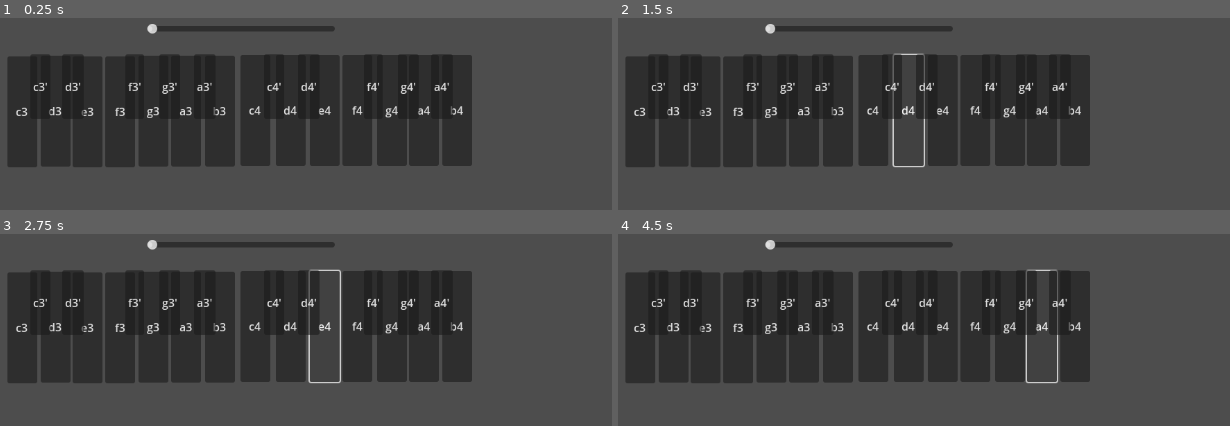
Above: before the commit, frames 1-4 (two rows, left to right).
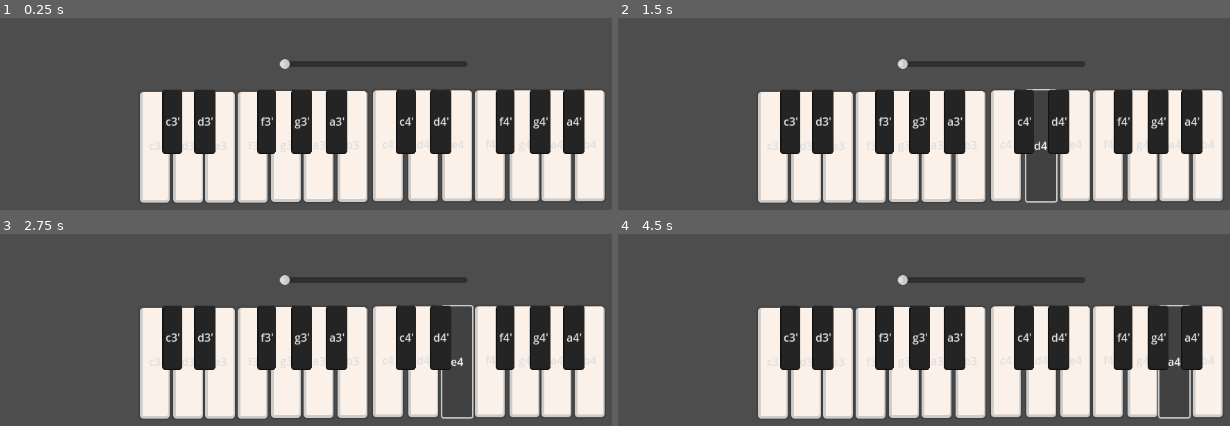
Above: after the commit, the same moments.

Repository: AsaM1taka/Music-Assignment
Game: Godot game, scene res://audio_demo.tscn
Two runs of this game, one before a commit and one after it. Both use one fixed random seed, a clock stepped at 60 frames per second and the inputs below.
Inputs:
- Up to frame 1 (0.25 s): no input
- Up to frame 2 (1.5 s): click "c4" at 0.5 s; click "d4" at 1.25 s
- Up to frame 3 (2.75 s): click "e4" at 2 s
- Up to frame 4 (4.5 s): click "f4" at 2.75 s; click "g4" at 3.5 s; click "a4" at 4.25 s

The runs differ from the first frame. In frame 1, 57% of the frame differs, in the area x 1-99%, y 3-97%; in frame 2, 55%; in frame 3, 55%; in frame 4, 55%.
Error after the commit: Attempt to call function 'play' in base 'null instance' on a null instance. (res://audio_demo.gd:20)

Commit message:
design for project!

Diff:
--- a/music-assignment/audio_demo.tscn
+++ b/music-assignment/audio_demo.tscn
@@ -25,302 +25,345 @@
 [ext_resource type="AudioStream" uid="uid://dnrx5agmgb2yq" path="res://mp3 Notes/mp3 Notes/g-3.mp3" id="23_3yvep"]
 [ext_resource type="AudioStream" uid="uid://b4ym3hva5cii0" path="res://mp3 Notes/mp3 Notes/a-3.mp3" id="24_x0adn"]
 
+[sub_resource type="StyleBoxFlat" id="StyleBoxFlat_v3m31"]
+bg_color = Color(0.984932, 0.943425, 0.914359, 1)
+border_width_left = 4
+border_width_right = 2
+border_width_bottom = 4
+corner_radius_top_left = 4
+corner_radius_top_right = 4
+corner_radius_bottom_right = 4
+corner_radius_bottom_left = 4
+shadow_color = Color(0.190762, 0.190762, 0.190762, 0.6)
+shadow_size = 3
+
+[sub_resource type="Theme" id="Theme_bdm5y"]
+Button/styles/normal = SubResource("StyleBoxFlat_v3m31")
+
+[sub_resource type="StyleBoxFlat" id="StyleBoxFlat_5wawd"]
+bg_color = Color(0.140447, 0.140447, 0.140447, 1)
+border_width_left = 2
+border_width_bottom = 2
+border_color = Color(0.0687983, 0.0687983, 0.0687982, 1)
+corner_radius_top_left = 4
+corner_radius_top_right = 4
+corner_radius_bottom_right = 4
+corner_radius_bottom_left = 4
+
+[sub_resource type="Theme" id="Theme_xb35a"]
+Button/styles/normal = SubResource("StyleBoxFlat_5wawd")
+
 [node name="Audio Demo" type="Node2D"]
 script = ExtResource("1_ekvb8")
 
-[node name="c4" type="Button" parent="."]
-offset_left = 377.0
-offset_top = 192.0
-offset_right = 420.0
-offset_bottom = 352.0
+[node name="Control" type="Control" parent="."]
+layout_mode = 3
+anchors_preset = 0
+offset_left = 1.0
+offset_right = 41.0
+offset_bottom = 40.0
+theme = SubResource("Theme_bdm5y")
+
+[node name="c4" type="Button" parent="Control"]
+offset_left = 567.0
+offset_top = 243.0
+offset_right = 610.0
+offset_bottom = 403.0
 text = "c4"
 
-[node name="c4 sound" type="AudioStreamPlayer2D" parent="c4"]
+[node name="c4 sound" type="AudioStreamPlayer2D" parent="Control/c4"]
 position = Vector2(-377, -192)
 stream = ExtResource("2_nk2n0")
 
-[node name="d4" type="Button" parent="."]
-offset_left = 428.0
-offset_top = 192.0
-offset_right = 471.0
-offset_bottom = 352.0
+[node name="d4" type="Button" parent="Control"]
+offset_left = 618.0
+offset_top = 243.0
+offset_right = 661.0
+offset_bottom = 403.0
 text = "d4"
 
-[node name="d4 sound" type="AudioStreamPlayer2D" parent="d4"]
+[node name="d4 sound" type="AudioStreamPlayer2D" parent="Control/d4"]
 position = Vector2(-428, -192)
 stream = ExtResource("3_ueqic")
 
-[node name="e4" type="Button" parent="."]
-offset_left = 477.0
-offset_top = 192.0
-offset_right = 520.0
-offset_bottom = 352.0
+[node name="e4" type="Button" parent="Control"]
+offset_left = 667.0
+offset_top = 243.0
+offset_right = 710.0
+offset_bottom = 403.0
 text = "e4"
 
-[node name="e4 sound" type="AudioStreamPlayer2D" parent="e4"]
+[node name="e4 sound" type="AudioStreamPlayer2D" parent="Control/e4"]
 position = Vector2(-477, -192)
 stream = ExtResource("4_hbbud")
 
-[node name="f4" type="Button" parent="."]
-offset_left = 524.0
-offset_top = 192.0
-offset_right = 567.0
-offset_bottom = 352.0
+[node name="f4" type="Button" parent="Control"]
+offset_left = 714.0
+offset_top = 243.0
+offset_right = 757.0
+offset_bottom = 403.0
 text = "f4"
 
-[node name="f4 sound" type="AudioStreamPlayer2D" parent="f4"]
+[node name="f4 sound" type="AudioStreamPlayer2D" parent="Control/f4"]
 position = Vector2(-524, -192)
 stream = ExtResource("5_t1pnr")
 
-[node name="g4" type="Button" parent="."]
-offset_left = 574.0
-offset_top = 192.0
-offset_right = 617.0
-offset_bottom = 352.0
+[node name="g4" type="Button" parent="Control"]
+offset_left = 764.0
+offset_top = 243.0
+offset_right = 807.0
+offset_bottom = 403.0
 text = "g4"
 
-[node name="g4 sound" type="AudioStreamPlayer2D" parent="g4"]
+[node name="g4 sound" type="AudioStreamPlayer2D" parent="Control/g4"]
 position = Vector2(-574, -192)
 stream = ExtResource("6_inbof")
 
-[node name="a4" type="Button" parent="."]
-offset_left = 620.0
-offset_top = 192.0
-offset_right = 663.0
-offset_bottom = 352.0
+[node name="a4" type="Button" parent="Control"]
+offset_left = 810.0
+offset_top = 243.0
+offset_right = 853.0
+offset_bottom = 403.0
 text = "a4"
 
-[node name="a4 sound" type="AudioStreamPlayer2D" parent="a4"]
+[node name="a4 sound" type="AudioStreamPlayer2D" parent="Control/a4"]
 position = Vector2(-620, -192)
 stream = ExtResource("7_s5r8n")
 
-[node name="b4" type="Button" parent="."]
-offset_left = 668.0
-offset_top = 192.0
-offset_right = 711.0
-offset_bottom = 352.0
+[node name="b4" type="Button" parent="Control"]
+offset_left = 858.0
+offset_top = 243.0
+offset_right = 901.0
+offset_bottom = 403.0
 text = "b4"
 
-[node name="b4 sound" type="AudioStreamPlayer2D" parent="b4"]
+[node name="b4 sound" type="AudioStreamPlayer2D" parent="Control/b4"]
 position = Vector2(-668, -192)
 stream = ExtResource("8_5r0lt")
 
-[node name="c3" type="Button" parent="."]
-offset_left = 41.0
-offset_top = 194.0
-offset_right = 84.0
-offset_bottom = 354.0
+[node name="c3" type="Button" parent="Control"]
+offset_left = 231.0
+offset_top = 245.0
+offset_right = 274.0
+offset_bottom = 405.0
 text = "c3"
 
-[node name="c3 sound" type="AudioStreamPlayer2D" parent="c3"]
+[node name="c3 sound" type="AudioStreamPlayer2D" parent="Control/c3"]
 position = Vector2(-41, -194)
 stream = ExtResource("9_lostx")
 
-[node name="d3" type="Button" parent="."]
-offset_left = 89.0
-offset_top = 193.0
-offset_right = 132.0
-offset_bottom = 353.0
+[node name="d3" type="Button" parent="Control"]
+offset_left = 279.0
+offset_top = 245.0
+offset_right = 322.0
+offset_bottom = 405.0
 text = "d3"
 
-[node name="d3 sound" type="AudioStreamPlayer2D" parent="d3"]
+[node name="d3 sound" type="AudioStreamPlayer2D" parent="Control/d3"]
 position = Vector2(-89, -193)
 stream = ExtResource("10_p60xs")
 
-[node name="e3" type="Button" parent="."]
-offset_left = 135.0
-offset_top = 194.0
-offset_right = 178.0
-offset_bottom = 354.0
+[node name="e3" type="Button" parent="Control"]
+offset_left = 325.0
+offset_top = 245.0
+offset_right = 368.0
+offset_bottom = 405.0
 text = "e3"
 
-[node name="e3 sound" type="AudioStreamPlayer2D" parent="e3"]
+[node name="e3 sound" type="AudioStreamPlayer2D" parent="Control/e3"]
 position = Vector2(-135, -194)
 stream = ExtResource("11_5gy64")
 
-[node name="f3" type="Button" parent="."]
-offset_left = 182.0
-offset_top = 194.0
-offset_right = 225.0
-offset_bottom = 354.0
+[node name="f3" type="Button" parent="Control"]
+offset_left = 372.0
+offset_top = 245.0
+offset_right = 415.0
+offset_bottom = 405.0
 text = "f3"
 
-[node name="f3 sound" type="AudioStreamPlayer2D" parent="f3"]
+[node name="f3 sound" type="AudioStreamPlayer2D" parent="Control/f3"]
 position = Vector2(-182, -194)
 stream = ExtResource("12_8n8n5")
 
-[node name="g3" type="Button" parent="."]
-offset_left = 230.0
-offset_top = 193.0
-offset_right = 273.0
-offset_bottom = 353.0
+[node name="g3" type="Button" parent="Control"]
+offset_left = 420.0
+offset_top = 244.0
+offset_right = 463.0
+offset_bottom = 404.0
 text = "g3"
 
-[node name="g3 sound" type="AudioStreamPlayer2D" parent="g3"]
+[node name="g3 sound" type="AudioStreamPlayer2D" parent="Control/g3"]
 position = Vector2(-230, -193)
 stream = ExtResource("13_iunib")
 
-[node name="a3" type="Button" parent="."]
-offset_left = 277.0
-offset_top = 193.0
-offset_right = 320.0
-offset_bottom = 353.0
+[node name="a3" type="Button" parent="Control"]
+offset_left = 467.0
+offset_top = 244.0
+offset_right = 510.0
+offset_bottom = 404.0
 text = "a3"
 
-[node name="a3 sound" type="AudioStreamPlayer2D" parent="a3"]
+[node name="a3 sound" type="AudioStreamPlayer2D" parent="Control/a3"]
 position = Vector2(-277, -193)
 stream = ExtResource("14_trk0g")
 
-[node name="b3" type="Button" parent="."]
-offset_left = 326.0
-offset_top = 193.0
-offset_right = 369.0
-offset_bottom = 353.0
+[node name="b3" type="Button" parent="Control"]
+offset_left = 516.0
+offset_top = 244.0
+offset_right = 559.0
+offset_bottom = 404.0
 text = "b3"
 
-[node name="b3 sound" type="AudioStreamPlayer2D" parent="b3"]
+[node name="b3 sound" type="AudioStreamPlayer2D" parent="Control/b3"]
 position = Vector2(-326, -193)
 stream = ExtResource("15_5fq41")
 
-[node name="c4#4" type="Button" parent="."]
-offset_left = 411.0
-offset_top = 191.0
-offset_right = 440.0
-offset_bottom = 284.0
+[node name="HSlider" type="HSlider" parent="Control"]
+offset_left = 432.0
+offset_top = 197.0
+offset_right = 703.0
+offset_bottom = 213.0
+
+[node name="Control2" type="Control" parent="."]
+layout_mode = 3
+anchors_preset = 0
+offset_right = 40.0
+offset_bottom = 40.0
+theme = SubResource("Theme_xb35a")
+
+[node name="c4#4" type="Button" parent="Control2"]
+offset_left = 601.0
+offset_top = 242.0
+offset_right = 630.0
+offset_bottom = 335.0
 text = "c4'"
 
-[node name="c4# sound" type="AudioStreamPlayer2D" parent="c4#4"]
+[node name="c4# sound" type="AudioStreamPlayer2D" parent="Control2/c4#4"]
 position = Vector2(-411, -191)
 stream = ExtResource("16_b7pdt")
 
-[node name="d4#4" type="Button" parent="."]
-offset_left = 460.0
-offset_top = 191.0
-offset_right = 491.0
-offset_bottom = 284.0
+[node name="d4#4" type="Button" parent="Control2"]
+offset_left = 650.0
+offset_top = 242.0
+offset_right = 681.0
+offset_bottom = 335.0
 text = "d4'"
 
-[node name="d4# sound" type="AudioStreamPlayer2D" parent="d4#4"]
+[node name="d4# sound" type="AudioStreamPlayer2D" parent="Control2/d4#4"]
 position = Vector2(-460, -191)
 stream = ExtResource("17_c08ch")
 
-[node name="f4#4" type="Button" parent="."]
-offset_left = 555.0
-offset_top = 191.0
-offset_right = 582.0
-offset_bottom = 284.0
+[node name="f4#4" type="Button" parent="Control2"]
+offset_left = 745.0
+offset_top = 242.0
+offset_right = 772.0
+offset_bottom = 335.0
 text = "f4'"
 
-[node name="f4# sound" type="AudioStreamPlayer2D" parent="f4#4"]
+[node name="f4# sound" type="AudioStreamPlayer2D" parent="Control2/f4#4"]
 position = Vector2(-555, -191)
 stream = ExtResource("18_s2en8")
 
-[node name="g4#4" type="Button" parent="."]
-offset_left = 604.0
-offset_top = 191.0
-offset_right = 634.0
-offset_bottom = 284.0
+[node name="g4#4" type="Button" parent="Control2"]
+offset_left = 794.0
+offset_top = 242.0
+offset_right = 824.0
+offset_bottom = 335.0
 text = "g4'"
 
-[node name="g4# sound" type="AudioStreamPlayer2D" parent="g4#4"]
+[node name="g4# sound" type="AudioStreamPlayer2D" parent="Control2/g4#4"]
 position = Vector2(-604, -191)
 stream = ExtResource("19_cyofy")
 
-[node name="a4#4" type="Button" parent="."]
-offset_left = 652.0
-offset_top = 191.0
-offset_right = 683.0
-offset_bottom = 284.0
+[node name="a4#4" type="Button" parent="Control2"]
+offset_left = 842.0
+offset_top = 242.0
+offset_right = 873.0
+offset_bottom = 335.0
 text = "a4'
 "
 
-[node name="a4# sound" type="AudioStreamPlayer2D" parent="a4#4"]
+[node name="a4# sound" type="AudioStreamPlayer2D" parent="Control2/a4#4"]
 position = Vector2(-652, -191)
 stream = ExtResource("20_j63dn")
 
-[node name="c3#3" type="Button" parent="."]
-offset_left = 74.0
-offset_top = 191.0
-offset_right = 103.0
-offset_bottom = 284.0
+[node name="c3#3" type="Button" parent="Control2"]
+offset_left = 264.0
+offset_top = 242.0
+offset_right = 293.0
+offset_bottom = 335.0
 text = "c3'"
 
-[node name="c3# sound" type="AudioStreamPlayer2D" parent="c3#3"]
+[node name="c3# sound" type="AudioStreamPlayer2D" parent="Control2/c3#3"]
 position = Vector2(-74, -191)
 stream = ExtResource("21_0c3fx")
 
-[node name="d3#3" type="Button" parent="."]
-offset_left = 120.0
-offset_top = 191.0
-offset_right = 151.0
-offset_bottom = 284.0
+[node name="d3#3" type="Button" parent="Control2"]
+offset_left = 310.0
+offset_top = 242.0
+offset_right = 341.0
+offset_bottom = 335.0
 text = "d3'"
 
-[node name="d3# sound" type="AudioStreamPlayer2D" parent="d3#3"]
+[node name="d3# sound" type="AudioStreamPlayer2D" parent="Control2/d3#3"]
 position = Vector2(-120, -191)
 stream = ExtResource("10_p60xs")
 
-[node name="f3#3" type="Button" parent="."]
-offset_left = 211.0
-offset_top = 191.0
-offset_right = 238.0
-offset_bottom = 284.0
+[node name="f3#3" type="Button" parent="Control2"]
+offset_left = 401.0
+offset_top = 242.0
+offset_right = 428.0
+offset_bottom = 335.0
 text = "f3'"
 
-[node name="f3# sound" type="AudioStreamPlayer2D" parent="f3#3"]
+[node name="f3# sound" type="AudioStreamPlayer2D" parent="Control2/f3#3"]
 position = Vector2(-211, -191)
 stream = ExtResource("22_irwnk")
 
-[node name="g3#3" type="Button" parent="."]
-offset_left = 260.0
-offset_top = 191.0
-offset_right = 290.0
-offset_bottom = 284.0
+[node name="g3#3" type="Button" parent="Control2"]
+offset_left = 450.0
+offset_top = 242.0
+offset_right = 480.0
+offset_bottom = 335.0
 text = "g3'"
 
-[node name="g3# sound" type="AudioStreamPlayer2D" parent="g3#3"]
+[node name="g3# sound" type="AudioStreamPlayer2D" parent="Control2/g3#3"]
 position = Vector2(-260, -191)
 stream = ExtResource("23_3yvep")
 
-[node name="a3#3" type="Button" parent="."]
-offset_left = 310.0
-offset_top = 191.0
-offset_right = 341.0
-offset_bottom = 284.0
+[node name="a3#3" type="Button" parent="Control2"]
+offset_left = 500.0
+offset_top = 242.0
+offset_right = 531.0
+offset_bottom = 335.0
 text = "a3'"
 
-[node name="a3# sound" type="AudioStreamPlayer2D" parent="a3#3"]
+[node name="a3# sound" type="AudioStreamPlayer2D" parent="Control2/a3#3"]
 position = Vector2(-310, -191)
 stream = ExtResource("24_x0adn")
 
-[node name="HSlider" type="HSlider" parent="."]
-offset_left = 242.0
-offset_top = 146.0
-offset_right = 513.0
-offset_bottom = 162.0
-
-[connection signal="pressed" from="c4" to="." method="_on_c_4_pressed"]
-[connection signal="pressed" from="d4" to="." method="_on_d_4_pressed"]
-[connection signal="pressed" from="e4" to="." method="_on_e_4_pressed"]
-[connection signal="pressed" from="f4" to="." method="_on_f_4_pressed"]
-[connection signal="pressed" from="g4" to="." method="_on_g_4_pressed"]
-[connection signal="pressed" from="a4" to="." method="_on_a_4_pressed"]
-[connection signal="pressed" from="b4" to="." method="_on_b_4_pressed"]
-[connection signal="pressed" from="c3" to="." method="_on_c_3_pressed"]
-[connection signal="pressed" from="d3" to="." method="_on_d_3_pressed"]
-[connection signal="pressed" from="e3" to="." method="_on_e_3_pressed"]
-[connection signal="pressed" from="f3" to="." method="_on_f_3_pressed"]
-[connection signal="pressed" from="g3" to="." method="_on_g_3_pressed"]
-[connection signal="pressed" from="a3" to="." method="_on_a_3_pressed"]
-[connection signal="pressed" from="b3" to="." method="_on_b_3_pressed"]
-[connection signal="pressed" from="c4#4" to="." method="_on_c_44_pressed"]
-[connection signal="pressed" from="d4#4" to="." method="_on_d_44_pressed"]
-[connection signal="pressed" from="f4#4" to="." method="_on_f_44_pressed"]
-[connection signal="pressed" from="g4#4" to="." method="_on_g_44_pressed"]
-[connection signal="pressed" from="a4#4" to="." method="_on_a_44_pressed"]
-[connection signal="pressed" from="c3#3" to="." method="_on_c_33_pressed"]
-[connection signal="pressed" from="d3#3" to="." method="_on_d_33_pressed"]
-[connection signal="pressed" from="f3#3" to="." method="_on_f_33_pressed"]
-[connection signal="pressed" from="g3#3" to="." method="_on_g_33_pressed"]
-[connection signal="pressed" from="a3#3" to="." method="_on_a_33_pressed"]
-[connection signal="value_changed" from="HSlider" to="." method="_on_h_slider_value_changed"]
+[connection signal="pressed" from="Control/c4" to="." method="_on_c_4_pressed"]
+[connection signal="pressed" from="Control/d4" to="." method="_on_d_4_pressed"]
+[connection signal="pressed" from="Control/e4" to="." method="_on_e_4_pressed"]
+[connection signal="pressed" from="Control/f4" to="." method="_on_f_4_pressed"]
+[connection signal="pressed" from="Control/g4" to="." method="_on_g_4_pressed"]
+[connection signal="pressed" from="Control/a4" to="." method="_on_a_4_pressed"]
+[connection signal="pressed" from="Control/b4" to="." method="_on_b_4_pressed"]
+[connection signal="pressed" from="Control/c3" to="." method="_on_c_3_pressed"]
+[connection signal="pressed" from="Control/d3" to="." method="_on_d_3_pressed"]
+[connection signal="pressed" from="Control/e3" to="." method="_on_e_3_pressed"]
+[connection signal="pressed" from="Control/f3" to="." method="_on_f_3_pressed"]
+[connection signal="pressed" from="Control/g3" to="." method="_on_g_3_pressed"]
+[connection signal="pressed" from="Control/a3" to="." method="_on_a_3_pressed"]
+[connection signal="pressed" from="Control/b3" to="." method="_on_b_3_pressed"]
+[connection signal="value_changed" from="Control/HSlider" to="." method="_on_h_slider_value_changed"]
+[connection signal="pressed" from="Control2/c4#4" to="." method="_on_c_44_pressed"]
+[connection signal="pressed" from="Control2/d4#4" to="." method="_on_d_44_pressed"]
+[connection signal="pressed" from="Control2/f4#4" to="." method="_on_f_44_pressed"]
+[connection signal="pressed" from="Control2/g4#4" to="." method="_on_g_44_pressed"]
+[connection signal="pressed" from="Control2/a4#4" to="." method="_on_a_44_pressed"]
+[connection signal="pressed" from="Control2/c3#3" to="." method="_on_c_33_pressed"]
+[connection signal="pressed" from="Control2/d3#3" to="." method="_on_d_33_pressed"]
+[connection signal="pressed" from="Control2/f3#3" to="." method="_on_f_33_pressed"]
+[connection signal="pressed" from="Control2/g3#3" to="." method="_on_g_33_pressed"]
+[connection signal="pressed" from="Control2/a3#3" to="." method="_on_a_33_pressed"]
Not shown: 1 places in music-assignment/audio_demo.tscn that only renumber resources
